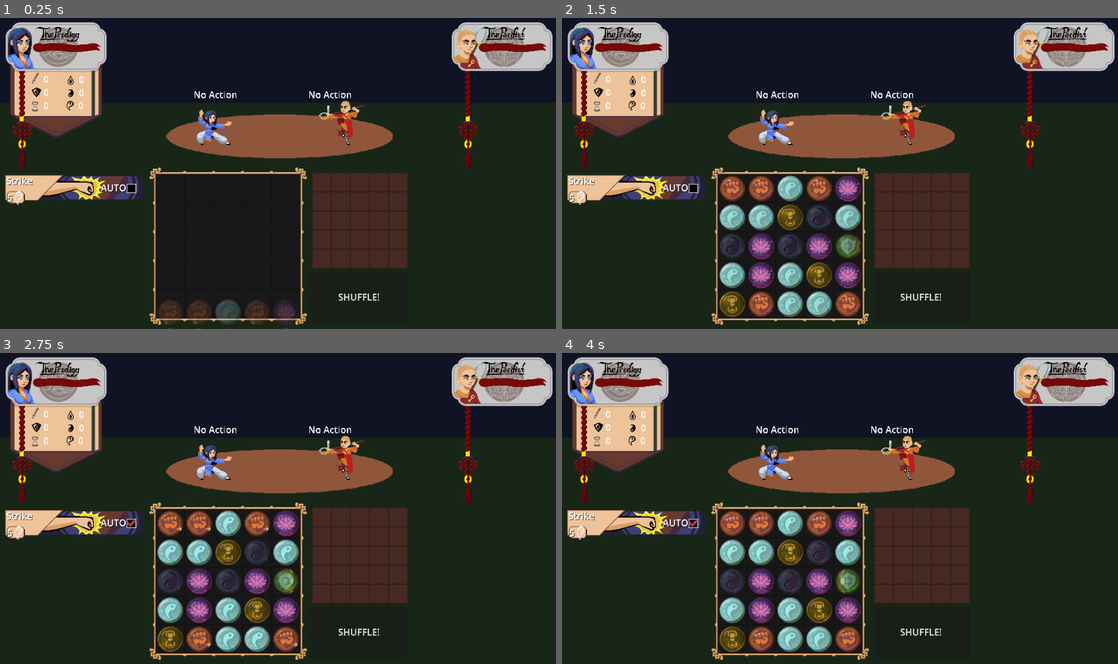
Above: before the commit, frames 1-4 (two rows, left to right).
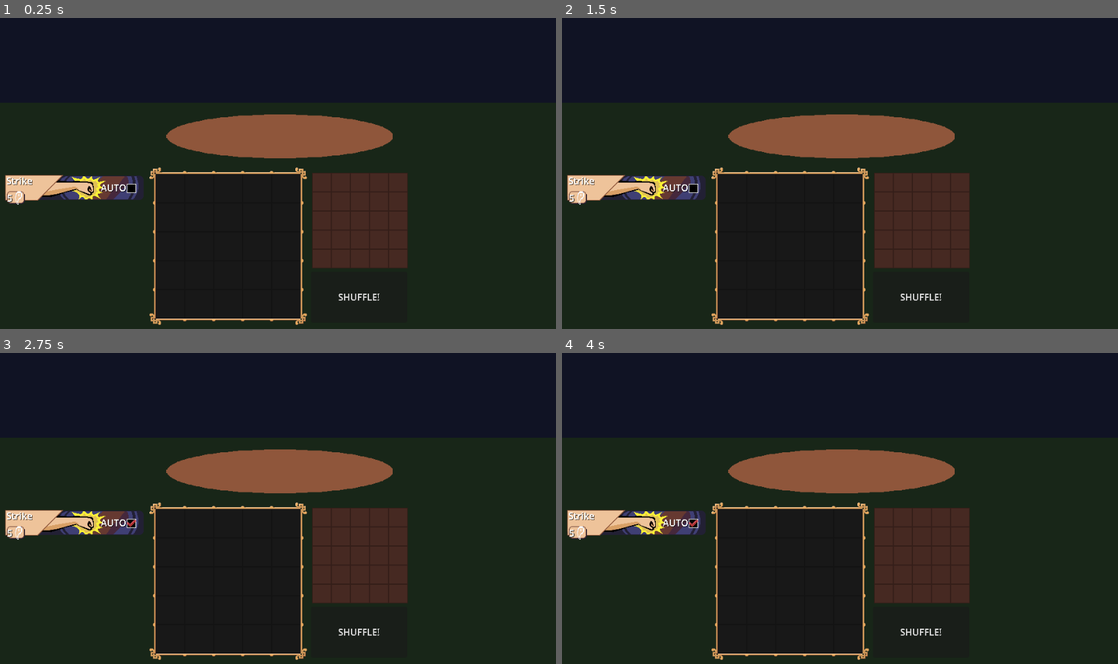
Above: after the commit, the same moments.

Repository: BoThompson/PMS
Game: Godot game, scene res://Scenes/Tests/test_battle.tscn
Same seed, same stepped clock (60 frames per second), same inputs: the game is played once before the commit and once after it. This scene is started directly instead of the project's main scene. The engine's default icon, where the game draws it, is replaced by a stand-in: a white triangle on a blue panel in a dark square.
Inputs (mouse positions are in pixels of both pictures, inside the frame that each line leads up to):
- Up to frame 1 (0.25 s): no input
- Up to frame 2 (1.5 s): click "SHUFFLE!" at 0.5 s; click "AUTO" at 1.25 s
- Up to frame 3 (2.75 s): click (133, 524) at 2 s
- Up to frame 4 (4 s): click "SHUFFLE!" at 2.75 s; click "AUTO" at 3.5 s

The runs differ from the first frame. In frame 1, 11% of the frame differs, in the area x 1-100%, y 1-100%; in frame 2, 17%, in the area x 1-100%, y 1-97%; in frame 3, 17%; in frame 4, 17%.
Error before the commit: Invalid call. Nonexistent function 'select_action' in base 'Node (GameManager.gd)'. (res://Scripts/ActionButton.gd:19)
Error after the commit: Parse Error: Preload file "res://Prefabs/player_hud.tscn" does not exist. (res://Scripts/BattleScene.gd:18)

Commit message:
More more work on title screen

Diff:
--- a/Data/characters.json
+++ b/Data/characters.json
@@ -15,7 +15,8 @@
 			"quote": "",
 			"requirement": "",
 			"style": ""
-		}
+		},
+		"basic":"strike"
 	},
 	"beast": {
 		"character_select": {
@@ -33,7 +34,8 @@
 			"quote": "*Aroooo?*",
 			"requirement": "",
 			"style": ""
-		}
+		},
+		"basic":"strike"
 	},
 	"dragon": {
 		"character_select": {
@@ -51,7 +53,8 @@
 			"quote": "You would deny me entry? Where water goes, so too shall I.",
 			"requirement": "",
 			"style": ""
-		}
+		},
+		"basic":"strike"
 	},
 	"fallen": {
 		"character_select": {
@@ -69,7 +72,8 @@
 			"quote": "\"This takes blood, sweat, and tears. They don't have to be mine.\"",
 			"requirement": "",
 			"style": ""
-		}
+		},
+		"basic":"strike"
 	},
 	"farstrider": {
 		"character_select": {
@@ -87,7 +91,8 @@
 			"quote": "\"You have no idea the long road I have walked to get this far.\"",
 			"requirement": "",
 			"style": ""
-		}
+		},
+		"basic":"strike"
 	},
 	"firebird": {
 		"character_select": {
@@ -105,7 +110,8 @@
 			"quote": "\"Burn away those who would oppose you.\"",
 			"requirement": "",
 			"style": ""
-		}
+		},
+		"basic":"strike"
 	},
 	"inheritor": {
 		"character_select": {
@@ -123,7 +129,8 @@
 			"quote": "\"I don't even know how I got here...\"",
 			"requirement": "None",
 			"style": "Accidental Combat"
-		}
+		},
+		"basic":"strike"
 	},
 	"mercenary": {
 		"character_select": {
@@ -141,7 +148,8 @@
 			"quote": "\"If you can't sell it, I'm not interested.\"",
 			"requirement": "",
 			"style": ""
-		}
+		},
+		"basic":"strike"
 	},
 	"novice": {
 		"character_select": {
@@ -159,7 +167,8 @@
 			"quote": "\"I may not be the best, but I'll do my best!\"",
 			"requirement": "Complete one trial with The Inheritor.",
 			"style": ""
-		}
+		},
+		"basic":"strike"
 	},
 	"pacifist": {
 		"character_select": {
@@ -177,7 +186,8 @@
 			"quote": "\"Violence is your prison, but mercy is the key.\"",
 			"requirement": "Acquire a Lotus Wheel artifact to unlock this character.",
 			"style": "Buddha's Gentle Palm"
-		}
+		},
+		"basic":"strike"
 	},
 	"prodigy": {
 		"character_select": {
@@ -196,7 +206,8 @@
 			"quote": "\"If you're a match for me now, I promise you won't be for long.\"",
 			"requirement": "Reach Jade Core stage to unlock this character.",
 			"style": "Adaptable Fists"
-		}
+		},
+		"basic":"strike"
 	},
 	"reborn": {
 		"character_select": {
@@ -214,7 +225,8 @@
 			"quote": "\"This place... it's so familiar.\"",
 			"requirement": "",
 			"style": ""
-		}
+		},
+		"basic":"strike"
 	},
 	"scion": {
 		"character_select": {
@@ -232,7 +244,8 @@
 			"quote": "\"Some people were simply born to succeed.\"",
 			"requirement": "",
 			"style": ""
-		}
+		},
+		"basic":"strike"
 	},
 	"tiger": {
 		"character_select": {
@@ -250,7 +263,8 @@
 			"quote": "Do not fear my roar, fear the jaws will that soon follow.",
 			"requirement": "",
 			"style": ""
-		}
+		},
+		"basic":"strike"
 	},
 	"tortoise": {
 		"character_select": {
@@ -268,7 +282,8 @@
 			"quote": "\"Crush that which may be opposed, weather that which may not.\"",
 			"requirement": "",
 			"style": ""
-		}
+		},
+		"basic":"strike"
 	},
 	"unicorn": {
 		"character_select": {
@@ -286,6 +301,7 @@
 			"quote": "Do not understimate the power of fortune and chance.",
 			"requirement": "",
 			"style": ""
-		}
+		},
+		"basic":"strike"
 	}
 }
--- a/Prefabs/character_hud.tscn
+++ /dev/null
@@ -1,111 +0,0 @@
-[gd_scene load_steps=15 format=3 uid="uid://b8jhw32ocpdg5"]
-
-[ext_resource type="Script" path="res://Scripts/CharacterHud.gd" id="1_oytnk"]
-[ext_resource type="PackedScene" uid="uid://ytckkkf7seq4" path="res://Prefabs/resource_board.tscn" id="2_4t26j"]
-[ext_resource type="Script" path="res://Scripts/ReadyBar.gd" id="9_hiomi"]
-[ext_resource type="Texture2D" uid="uid://oxrllwr8vo2h" path="res://Sprites/Empty Ready Bar.png" id="10_1fkc4"]
-[ext_resource type="Shader" path="res://Shaders/Bar_Fill.gdshader" id="11_p50ki"]
-[ext_resource type="Texture2D" uid="uid://bueprtcdf0sf0" path="res://Sprites/Life Bar Background.png" id="12_4o368"]
-[ext_resource type="Texture2D" uid="uid://vw257cf3orjl" path="res://Sprites/Full Ready Bar.png" id="12_yjmnr"]
-[ext_resource type="Texture2D" uid="uid://bbrvq3o061eam" path="res://Sprites/Life Bar Fill.png" id="13_0oq7m"]
-[ext_resource type="Texture2D" uid="uid://b3iwo37y6etyq" path="res://Sprites/Combat Go Alert.png" id="13_nvpat"]
-[ext_resource type="Texture2D" uid="uid://dh0ko2eu6m5td" path="res://Sprites/Character Plate.png" id="14_h3abs"]
-[ext_resource type="Texture2D" uid="uid://0jr7jmf50pt" path="res://Sprites/Portraits/Default.png" id="15_xvnbp"]
-[ext_resource type="Texture2D" uid="uid://bi8hb75fga3fg" path="res://Sprites/Titles/Default.png" id="16_fo8j5"]
-[ext_resource type="Texture2D" uid="uid://fyqhnrhibt6g" path="res://Sprites/Seals/Default.png" id="17_cwx2f"]
-
-[sub_resource type="ShaderMaterial" id="ShaderMaterial_mqnbc"]
-shader = ExtResource("11_p50ki")
-shader_parameter/cutoff = 0.719
-shader_parameter/direction = 0
-shader_parameter/tint = Vector3(0, 0, 0)
-
-[node name="Character HUD" type="Control"]
-layout_mode = 3
-anchors_preset = 0
-offset_right = 40.0
-offset_bottom = 40.0
-script = ExtResource("1_oytnk")
-
-[node name="Resource Board" parent="." instance=ExtResource("2_4t26j")]
-layout_mode = 0
-offset_left = 8.0
-offset_top = 72.0
-offset_right = 166.0
-offset_bottom = 198.0
-
-[node name="Ready Bar" type="Node2D" parent="."]
-position = Vector2(12, 80)
-script = ExtResource("9_hiomi")
-signal_name = "playerReadyChanged"
-bar_direction = 2
-
-[node name="Background" type="TextureRect" parent="Ready Bar"]
-offset_right = 33.0
-offset_bottom = 172.0
-texture = ExtResource("10_1fkc4")
-
-[node name="Fill" type="TextureRect" parent="Ready Bar"]
-material = SubResource("ShaderMaterial_mqnbc")
-offset_right = 33.0
-offset_bottom = 172.0
-texture = ExtResource("12_yjmnr")
-
-[node name="Alert" type="TextureRect" parent="Ready Bar"]
-visible = false
-offset_right = 27.0
-offset_bottom = 28.0
-texture = ExtResource("13_nvpat")
-
-[node name="Character Plate" type="TextureRect" parent="."]
-layout_mode = 0
-offset_right = 174.0
-offset_bottom = 84.0
-texture = ExtResource("14_h3abs")
-
-[node name="Seal" type="TextureRect" parent="Character Plate"]
-modulate = Color(1, 1, 1, 0.396078)
-self_modulate = Color(0.278431, 0.117647, 0.054902, 1)
-layout_mode = 0
-offset_left = 56.0
-offset_top = 8.0
-offset_right = 125.0
-offset_bottom = 77.0
-texture = ExtResource("17_cwx2f")
-
-[node name="Portrait" type="TextureRect" parent="Character Plate"]
-layout_mode = 0
-offset_left = -2.0
-offset_top = -14.0
-offset_right = 62.0
-offset_bottom = 82.0
-texture = ExtResource("15_xvnbp")
-
-[node name="Title" type="TextureRect" parent="Character Plate"]
-layout_mode = 0
-offset_left = 52.0
-offset_top = 8.0
-offset_right = 138.0
-offset_bottom = 33.0
-texture = ExtResource("16_fo8j5")
-
-[node name="Life Bar" type="Node2D" parent="Character Plate"]
-position = Vector2(47, 36)
-script = ExtResource("9_hiomi")
-signal_name = "playerReadyChanged"
-
-[node name="Background" type="TextureRect" parent="Character Plate/Life Bar"]
-offset_right = 117.0
-offset_bottom = 15.0
-texture = ExtResource("12_4o368")
-
-[node name="Fill" type="TextureRect" parent="Character Plate/Life Bar"]
-material = SubResource("ShaderMaterial_mqnbc")
-offset_right = 117.0
-offset_bottom = 15.0
-texture = ExtResource("13_0oq7m")
-
-[node name="Affects" type="Control" parent="Character Plate"]
-anchors_preset = 0
-offset_right = 40.0
-offset_bottom = 40.0
--- a/Scripts/BattleScene.gd
+++ b/Scripts/BattleScene.gd
@@ -15,8 +15,8 @@
 
 var combatants = {}
 var selected_actions = [null, null]
-const character_hud = preload("res://Prefabs/character_hud.tscn")
-
+const player_hud = preload("res://Prefabs/player_hud.tscn")
+const enemy_hud = preload("res://Prefabs/enemy_hud.tscn")
 
 
 func fireball(targets):
@@ -72,7 +72,7 @@
 	combatant.setup(cs, is_player, on_left)
 	if !on_left:
 		combatant.position.x = 960 - combatant.position.x
-	register_combatant(combatant)
+	register_combatant(combatant, on_left)
 	get_tree().root.add_child(combatant)
 
 func get_opponent(id) -> Combatant:
@@ -89,11 +89,15 @@
 	var opp = get_opponent(id)
 	combatants[0].queue_action(action, get_opponent(id))
 
-func register_combatant(combatant : Combatant):
+func register_combatant(combatant : Combatant, on_left : bool):
 	combatants[combatant.id] = combatant
 	combatant.ready_time_changed.connect(_on_ready_changed)
-	var hud = character_hud.instantiate()
-	hud.setup(combatant)
+	var hud
+	if on_left:
+		hud = player_hud.instantiate()
+	else:
+		hud = enemy_hud.instantiate()
+	hud.setup(combatant, on_left)
 	get_tree().root.add_child(hud)
 	if combatant.is_player():
 		hud.position = Vector2(10,10)
--- a/Scripts/CharacterHud.gd
+++ b/Scripts/CharacterHud.gd
@@ -19,8 +19,9 @@
 func _on_life_changed(_id, value):
 	$"Character Plate/Life Bar".update_value(value)
 
-func setup(combatant: Combatant):
+func setup(combatant: Combatant, on_left : bool):
 	self.combatant = combatant
+
 	$"Character Plate/Portrait".texture = load("res://Sprites/Portraits/" + combatant.stats.data["character_select"]["assets"]["portrait_image"])
 	$"Character Plate/Title".texture = load("res://Sprites/Titles/" + combatant.stats.data["character_select"]["assets"]["title_image"])
 	$"Character Plate/Seal".texture = load("res://Sprites/Seals/" + combatant.stats.data["character_select"]["assets"]["seal_image"])
Binary file changed: WIP/Title.aseprite
